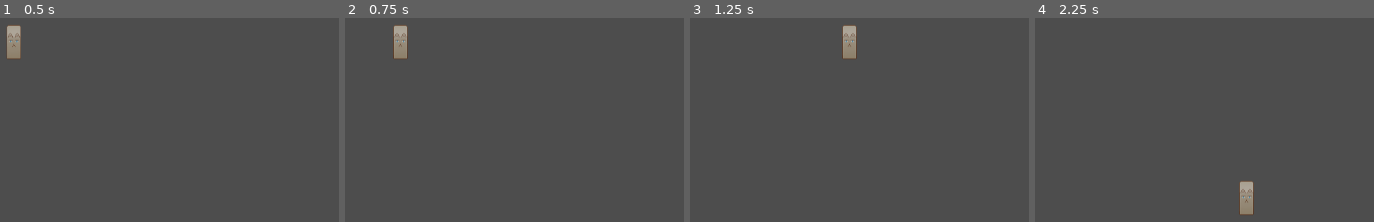
Above: before the commit, frames 1-4 (left to right).
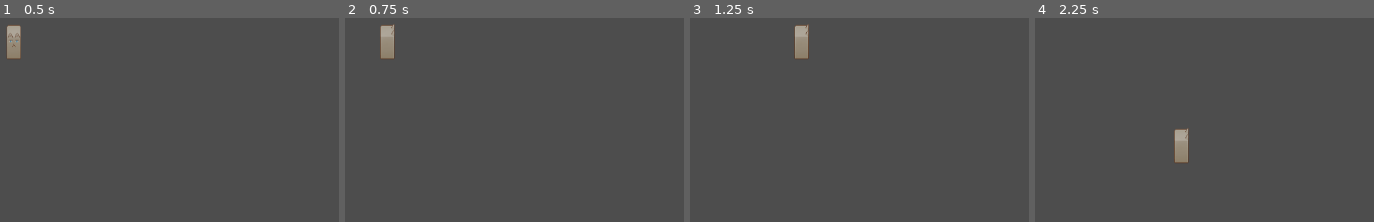
Above: after the commit, the same moments.

Repository: Amdersiteen/Despace
Game: Godot game, scene res://Scene/Player/player.tscn
Two runs of this game, one before a commit and one after it. Both use one fixed random seed, a clock stepped at 60 frames per second and the inputs below. The project has no main scene, so this scene is started directly.
Inputs:
- Up to frame 1 (0.5 s): no input
- Up to frame 2 (0.75 s): tap Enter at 0.5 s; hold Right (ui_right) from 0.53 s (still down)
- Up to frame 3 (1.25 s): keep holding Right (ui_right)
- Up to frame 4 (2.25 s): release Right (ui_right) at 1.28 s; hold Down (ui_down) 1.28-2.03 s; hold Right (ui_right) from 2.03 s (still down)

Frame 1 is identical in both runs. In frame 2, 1.4% of the frame differs, in the area x 10-19%, y 2-21%; in frame 3, 1.4%, in the area x 30-50%, y 2-21%; in frame 4, 1.4%.

Commit message:
[#3 Player Node] - Final
- Ajout animation
  - Up
  - Down
  - Left
  - Right
- Ajout Animation state machine
- Ajout changement de direction en jeu

Diff:
--- a/Scene/Player/Player.gd
+++ b/Scene/Player/Player.gd
@@ -1,21 +1,33 @@
 extends CharacterBody2D
 
-const SPEED = 300.0
+
+@onready var animationTree : AnimationTree = $AnimationTree
+var direction : Vector2 = Vector2.ZERO
+const SPEED = 200.0
+
+func _ready():
+	direction.y = 1
+	update_animation_parameter()
+
+
 
 func _physics_process(delta):
 
+	animationTree.active = true
 	# Get the input direction and handle the movement/deceleration.
 	# As good practice, you should replace UI actions with custom gameplay actions.
-	var directionH = Input.get_axis("ui_left", "ui_right")
-	var directionV = Input.get_axis("ui_up", "ui_down")
-	if directionH:
-		velocity.x = directionH * SPEED
+	direction.x  = Input.get_axis("ui_left", "ui_right")
+	direction.y  = Input.get_axis("ui_up", "ui_down")
+	if direction:
+		velocity = direction * SPEED
 	else:
 		velocity.x = move_toward(velocity.x, 0, SPEED)
-	if directionV:
-		velocity.y = directionV * SPEED
-	else:
 		velocity.y = move_toward(velocity.y, 0, SPEED)
 
 	velocity = velocity.normalized()*SPEED
+	update_animation_parameter()
 	move_and_slide()
+
+func update_animation_parameter():
+	if(direction != Vector2.ZERO):
+		animationTree["parameters/Idle/blend_position"] = direction
--- a/Scene/Player/player.tscn
+++ b/Scene/Player/player.tscn
@@ -130,6 +130,40 @@
 "RESET": SubResource("Animation_omflg")
 }
 
+[sub_resource type="AnimationNodeAnimation" id="AnimationNodeAnimation_lt558"]
+animation = &"Idle_Left"
+
+[sub_resource type="AnimationNodeAnimation" id="AnimationNodeAnimation_eobux"]
+animation = &"Idle_Right"
+
+[sub_resource type="AnimationNodeAnimation" id="AnimationNodeAnimation_lk1vc"]
+animation = &"Idle_Down"
+
+[sub_resource type="AnimationNodeAnimation" id="AnimationNodeAnimation_8fhha"]
+animation = &"Idle_Up"
+
+[sub_resource type="AnimationNodeBlendSpace2D" id="AnimationNodeBlendSpace2D_xmmng"]
+blend_point_0/node = SubResource("AnimationNodeAnimation_lt558")
+blend_point_0/pos = Vector2(-1, 0)
+blend_point_1/node = SubResource("AnimationNodeAnimation_eobux")
+blend_point_1/pos = Vector2(1, 0)
+blend_point_2/node = SubResource("AnimationNodeAnimation_lk1vc")
+blend_point_2/pos = Vector2(0, 1.1)
+blend_point_3/node = SubResource("AnimationNodeAnimation_8fhha")
+blend_point_3/pos = Vector2(0, -1.1)
+min_space = Vector2(-1, -1.1)
+max_space = Vector2(1, 1.1)
+blend_mode = 1
+
+[sub_resource type="AnimationNodeStateMachineTransition" id="AnimationNodeStateMachineTransition_h53n3"]
+advance_mode = 2
+
+[sub_resource type="AnimationNodeStateMachine" id="AnimationNodeStateMachine_h1k4g"]
+states/Idle/node = SubResource("AnimationNodeBlendSpace2D_xmmng")
+states/Idle/position = Vector2(544, 100)
+states/Start/position = Vector2(252.667, 100.667)
+transitions = ["Start", "Idle", SubResource("AnimationNodeStateMachineTransition_h53n3")]
+
 [node name="Player" type="CharacterBody2D"]
 position = Vector2(267, 157)
 script = ExtResource("1_cqr6w")
@@ -150,3 +184,9 @@
 libraries = {
 "": SubResource("AnimationLibrary_sshnb")
 }
+
+[node name="AnimationTree" type="AnimationTree" parent="."]
+tree_root = SubResource("AnimationNodeStateMachine_h1k4g")
+anim_player = NodePath("../AnimationPlayer")
+active = true
+parameters/Idle/blend_position = Vector2(0.000854731, -0.00415099)
Not shown: 1 places in Scene/Player/player.tscn that only renumber resources
